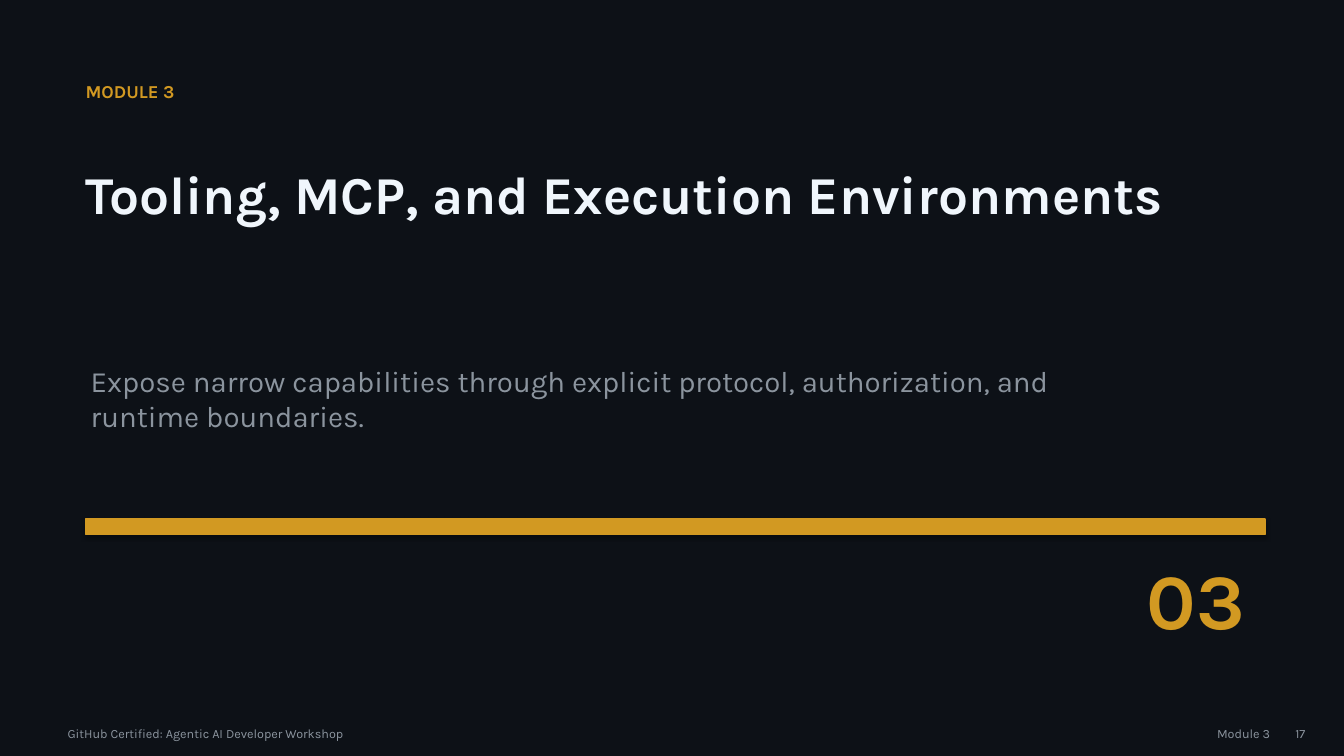
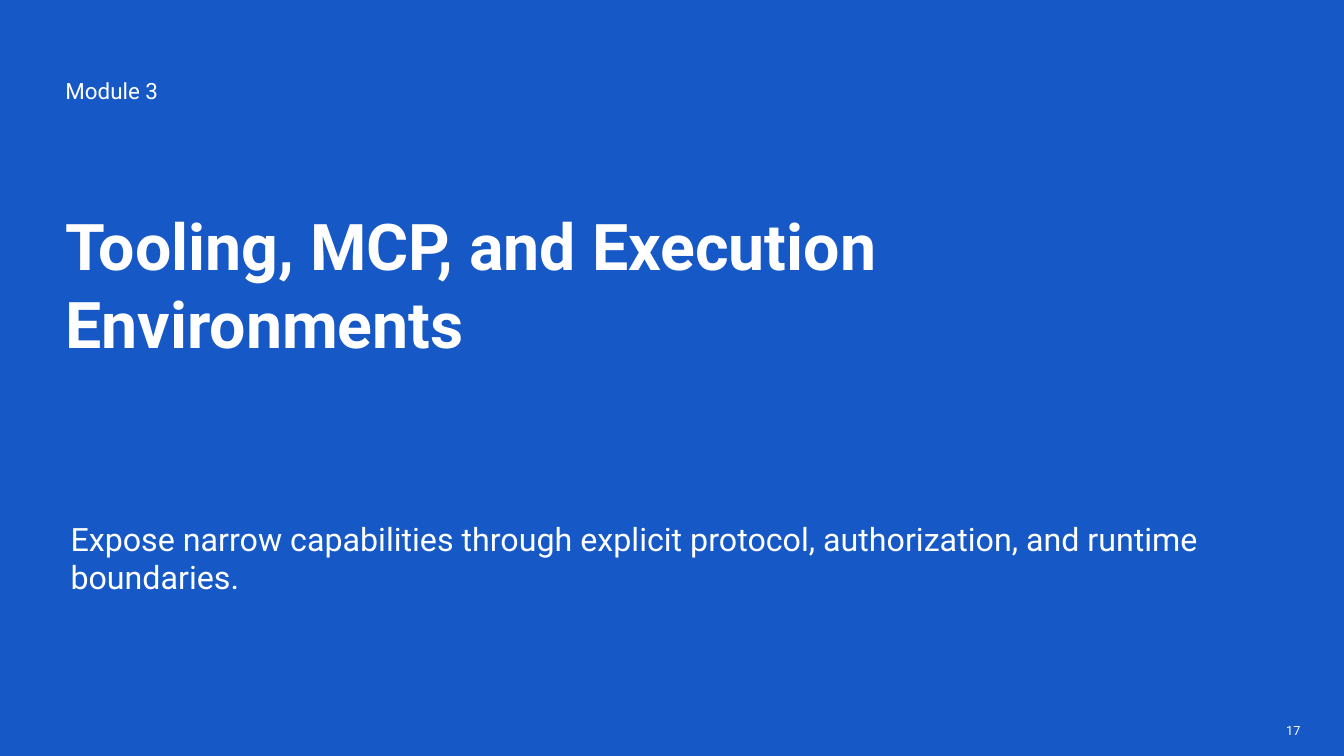
Before and after one commit to martins-vds/agentic-sdlc, a slide deck: slide 17 of slides/github-agentic-ai-developer-workshop.pptx. Drawn at 1344x756 pixels with LibreOffice and Linux fonts; fonts in the diff are those of the drawing. Boxes give left, top, right and bottom in pixels: in the first picture for what was removed or moved away, otherwise in the second. Text is boxed around its words. In the diff, an @@ line names an element or a change of style, - is before the commit and + after.

```diff
--- a/slides/github-agentic-ai-developer-workshop.pptx
+++ b/slides/github-agentic-ai-developer-workshop.pptx
@@ background #0D1117 to #1658C5 @@
@@ text at (65, 82, 158, 100): text changed; size 13 to 16 pt; font Karla to Roboto; text colour #D29922 to #FFFFFF; bold off @@
-MODULE 3
+Module 3
@@ text "Tooling, MCP, and Execution Environments": place and size @@
-text "Tooling, MCP, and Execution Environments" at (86, 176, 1162, 227)
+text "Tooling, MCP, and Execution Environments" at (66, 221, 876, 349)
@@ text "Tooling, MCP, and Execution Environments" at (66, 221, 876, 349): size 38 to 46 pt, font Karla to Roboto, text colour #F0F6FC to #FFFFFF @@
@@ text "Expose narrow capabilities through explicit ...": place and size @@
-text "Expose narrow capabilities through explicit ..." at (91, 372, 1048, 428)
+text "Expose narrow capabilities through explicit ..." at (71, 527, 1197, 590)
@@ text "Expose narrow capabilities through explicit ..." at (71, 527, 1197, 590): size 21 to 23 pt, font Karla to Roboto, text colour #8B949E to #FFFFFF @@
@@ rectangle removed at (86, 519, 1265, 534) @@
@@ text removed at (1147, 577, 1245, 630) @@
-03
@@ text "17": place and size @@
-text "17" at (1295, 730, 1305, 738)
+text "17" at (1286, 726, 1300, 735)
@@ text "17" at (1286, 726, 1300, 735): font Karla to Roboto, text colour #8B949E to #FFFFFF @@
@@ text removed at (68, 729, 343, 741) @@
-GitHub Certified: Agentic AI Developer Workshop
@@ text removed at (1217, 729, 1270, 738) @@
-Module 3
```
Also in this commit, not shown: 37 other slides changed, 7 other files.
